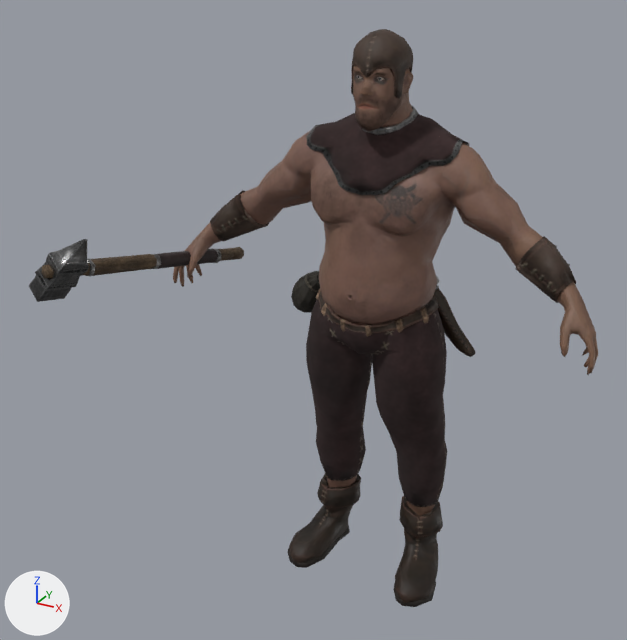
The glTF model public/models/characters/v2/bandit/lod2.glb, before and after one commit.
One viewpoint serves both versions: a camera (50 mm lens) standing at (0.995, -2.196, 1.967) and looking at (-0.107, -0.192, 0.965). Lighting does not change. The marker at lower left points along +X, +Y and +Z. The first picture is the older version. Where no turn or scale is listed for an object, it has been applied to the vertices. Vertices at exactly the same position are counted once.

Objects in the first picture: 'Armor_Low', 'Bag', 'Bandit_Hammer', 'Body_Low', 'Knife'.
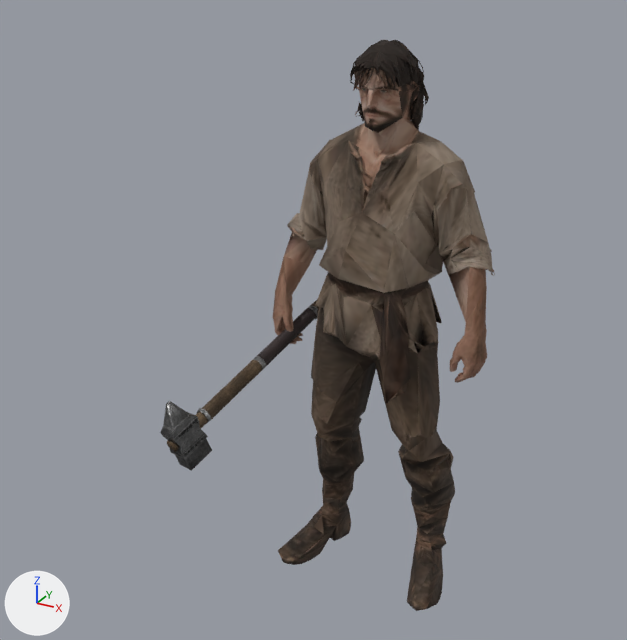
Where the newer file only moved an object's origin or applied its transform, the numbers keep the older frame.

What the commit changed:
Picture 'body-atlas-lod2' (img_body_atlas_lod2) is new.
Material 'Meshy_Bandit_Cloth_Leather' (mat_meshy_bandit_cloth_leather) is new.
Its texture is img_body_atlas_lod2.
Its roughness is 0.88.
me_weapon_low_013 is used by ob_bandit_hammer; location (-0.579, -0.033, 1.093).
me_weapon_low_013 had 136 vertices, 264 faces and spanned x -0.198..0.022, y -0.591..0.193, z -0.126..0.144.
me_weapon_low_013 now has 136 vertices, 264 faces and spans x 0.147..0.367, y -0.497..0.24, z -0.555..-0.174.
me_weapon_low_013 part 1: the whole mesh is multiplied about its middle by the matrix ((0.65, -0.035, -0.735), (-0.262, 0.906, -0.274), (0.688, 0.377, 0.59)), then moved by (0.305, 0.076, -0.336).
Mesh me_meshybanditsourcesurface_004 is new.
It has 1905 vertices, 3970 faces and spans x -0.36..0.35, y -0.15..0.19, z 0.0..1.72.
It uses material mat_meshy_bandit_cloth_leather (picture img_body_atlas_lod2).
Object 'Armor_Low' (ob_armor_low) is deleted.
Object 'Bag' (ob_bag) is deleted.
Object 'Body_Low' (ob_body_low) is deleted.
Object 'Knife' (ob_knife) is deleted.
Object 'Meshy_Bandit_Body' (ob_meshy_bandit_body) is new; it shows me_meshybanditsourcesurface_004.
Its location is (0.0, 0.0, 0.0).

Pixel boxes [x1, y1, x2, y2] of what changed, in the pictures (627 x 640 px):
'Meshy_Bandit_Body', added (brown)
    after: [273, 40, 495, 611]
'Armor_Low', deleted
    before: [210, 29, 576, 607]
'Body_Low', deleted (brown)
    before: [173, 65, 598, 516]
'Bandit_Hammer', reshaped
    before: [29, 239, 244, 302]
    after: [160, 300, 318, 471]
'Knife', deleted
    before: [434, 276, 475, 357]
'Bag', deleted
    before: [291, 271, 320, 313]
